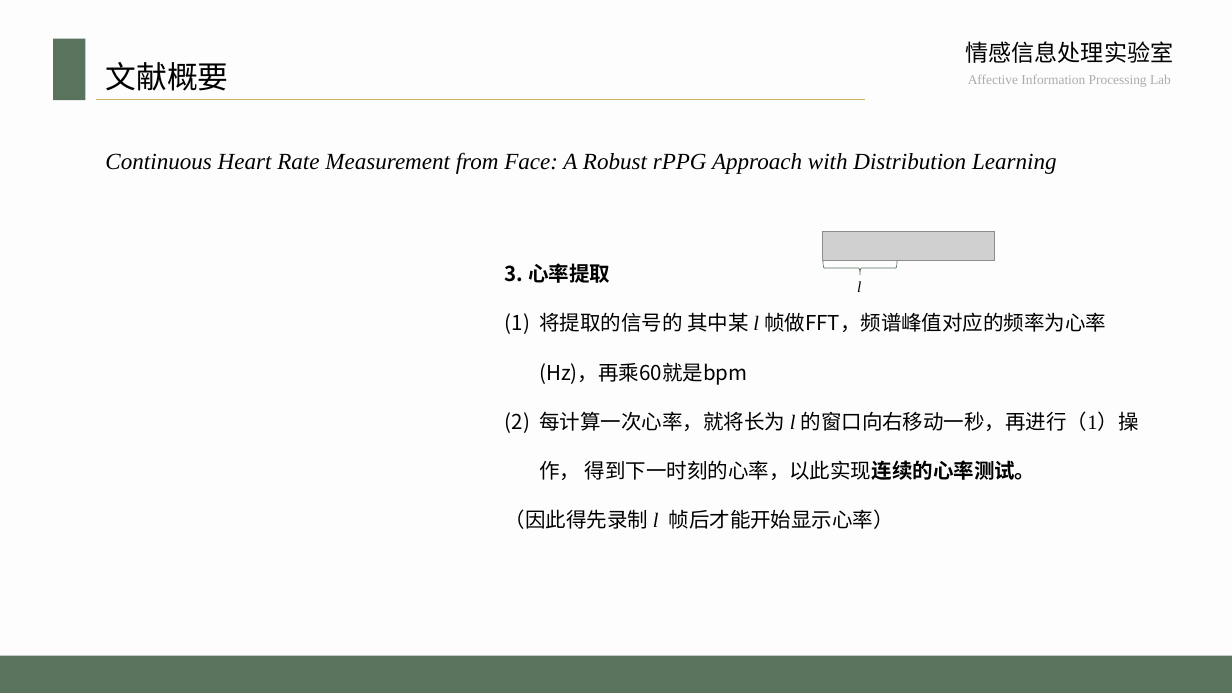
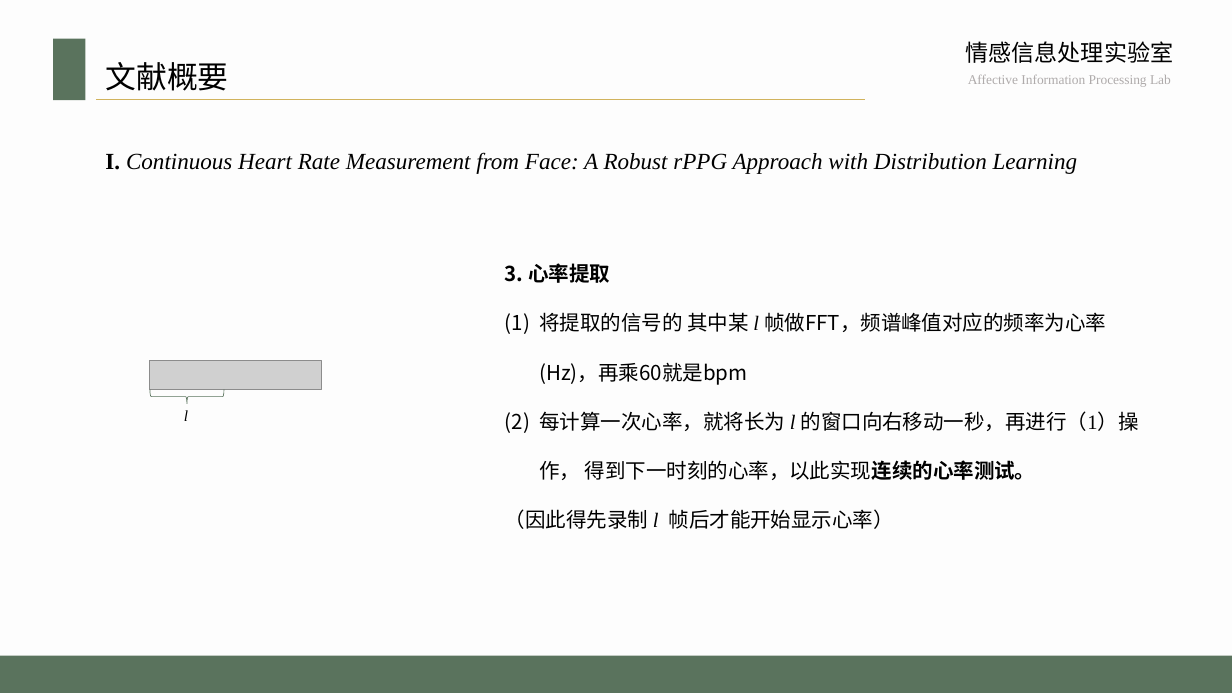
Before and after one commit to whatcarp/rppgrppg, a slide deck: slide 13 of 东大模板.pptx. Drawn at 1232x693 pixels with LibreOffice and Linux fonts; fonts in the diff are those of the drawing; grey boxes stand for pictures; background and template pictures are left out. Boxes give left, top, right and bottom in pixels: in the first picture for what was removed or moved away, otherwise in the second. Text is boxed around its words. In the diff, an @@ line names an element or a change of style, - is before the commit and + after.

```diff
--- a/东大模板.pptx
+++ b/东大模板.pptx
@@ text at (105,152,1078,174): text changed @@
-Continuous Heart Rate Measurement from Face: A Robust rPPG Approach with Distribution Learning
+I. Continuous Heart Rate Measurement from Face: A Robust rPPG Approach with Distribution Learning
@@ 1 picture, 1 text, 1 right brace: place and size @@
-1 picture, 1 text, 1 right brace at (823,232,994,292)
+1 picture, 1 text, 1 right brace at (150,360,321,421)
```
Also in this commit, not shown: 8 other slides changed, 16 slides added.
